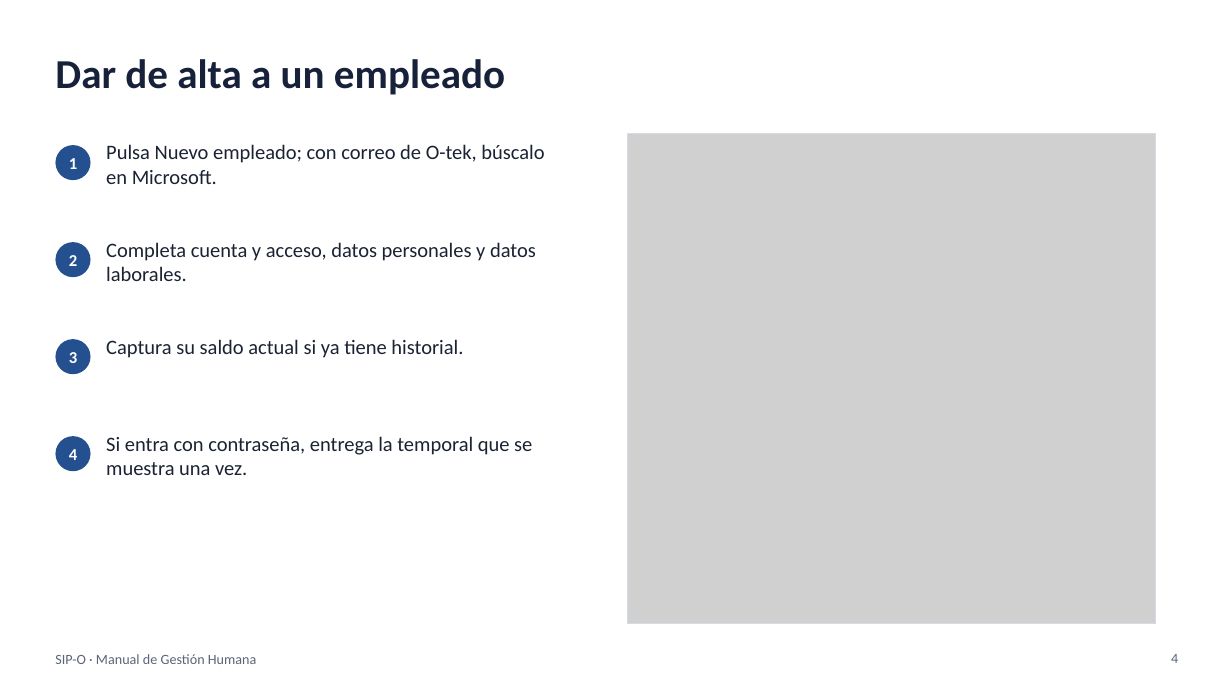
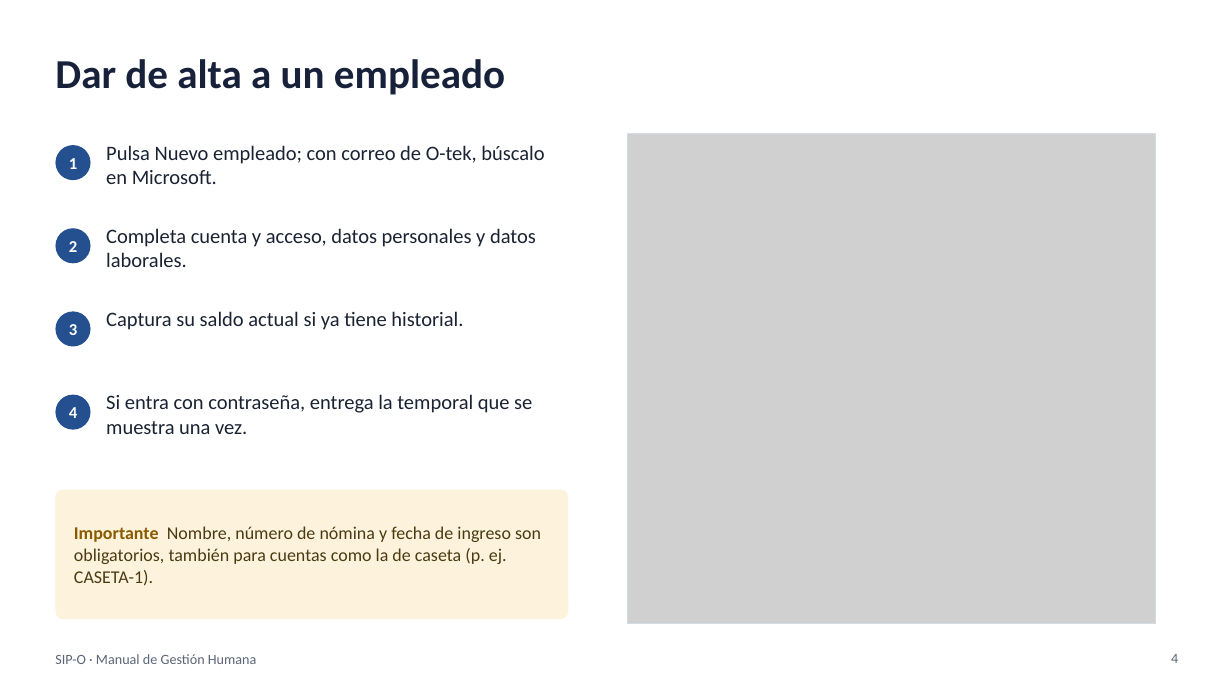
Before and after one commit to FelipeReyesReyes2102/Sistema-Integral-de-Personal, a slide deck: slide 4 of docs/manuales/presentaciones/SIP-O - Manual de Gestión Humana.pptx. Drawn at 1232x693 pixels with LibreOffice and Linux fonts; fonts in the diff are those of the drawing; grey boxes stand for pictures. Boxes give left, top, right and bottom in pixels: in the first picture for what was removed or moved away, otherwise in the second. Text is boxed around its words. In the diff, an @@ line names an element or a change of style, - is before the commit and + after.

```diff
--- a/docs/manuales/presentaciones/SIP-O - Manual de Gestión Humana.pptx
+++ b/docs/manuales/presentaciones/SIP-O - Manual de Gestión Humana.pptx
@@ text "2": place and size @@
-text "2" at box(69, 255, 77, 266)
+text "2" at box(69, 241, 77, 252)
@@ ellipse: place and size @@
-ellipse at box(55, 242, 91, 277)
+ellipse at box(55, 228, 91, 263)
@@ text "Completa cuenta y acceso, datos ...": place and size @@
-text "Completa cuenta y acceso, datos ..." at box(106, 242, 536, 281)
+text "Completa cuenta y acceso, datos ..." at box(106, 228, 536, 267)
@@ text "3": place and size @@
-text "3" at box(69, 352, 77, 363)
+text "3" at box(69, 324, 77, 335)
@@ ellipse: place and size @@
-ellipse at box(55, 339, 91, 374)
+ellipse at box(55, 311, 91, 347)
@@ text "Captura su saldo actual si ...": place and size @@
-text "Captura su saldo actual si ..." at box(106, 339, 463, 358)
+text "Captura su saldo actual si ..." at box(106, 311, 463, 330)
@@ text "Si entra con contraseña, entrega ...": place and size @@
-text "Si entra con contraseña, entrega ..." at box(106, 436, 532, 475)
+text "Si entra con contraseña, entrega ..." at box(106, 394, 532, 434)
@@ text "4": place and size @@
-text "4" at box(69, 449, 77, 460)
+text "4" at box(69, 407, 77, 418)
@@ ellipse: place and size @@
-ellipse at box(55, 436, 91, 471)
+ellipse at box(55, 395, 91, 430)
@@ rounded rectangle added at box(55, 490, 568, 619), fill #FDF3DC @@
@@ text added at box(74, 526, 541, 586), 14 pt, text #4A3B12 @@
+Importante Nombre, número de nómina y fecha de ingreso son obligatorios, también para cuentas como la de caseta (p. ej. CASETA-1).
```
Also in this commit, not shown: 3 other slides changed, 32 other files.
